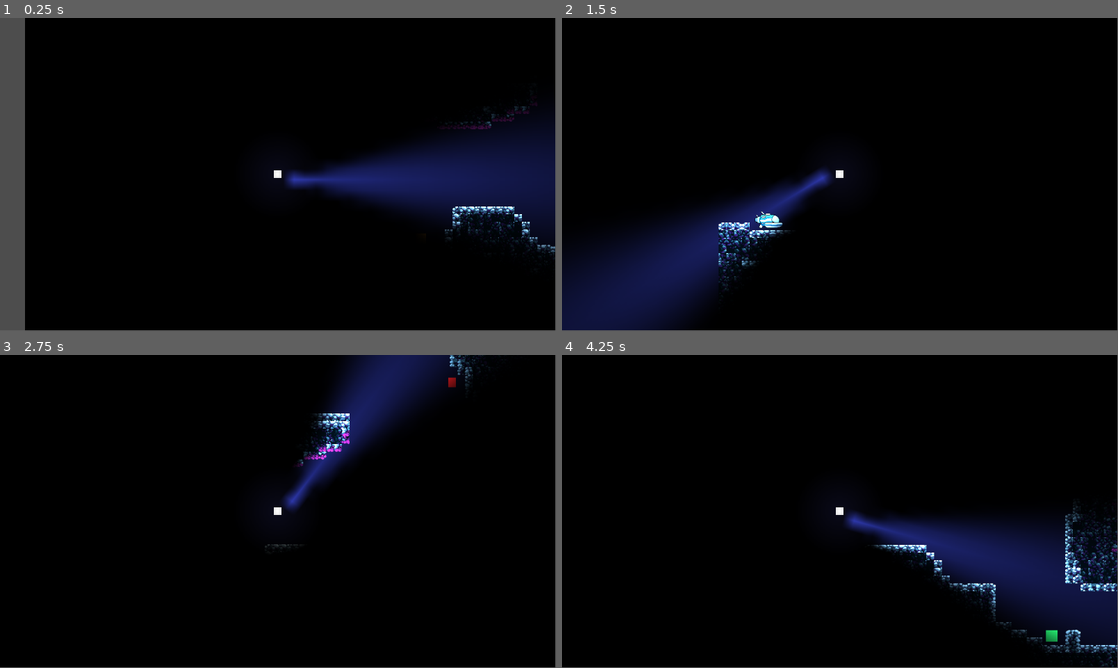
Above: before the commit, frames 1-4 (two rows, left to right).
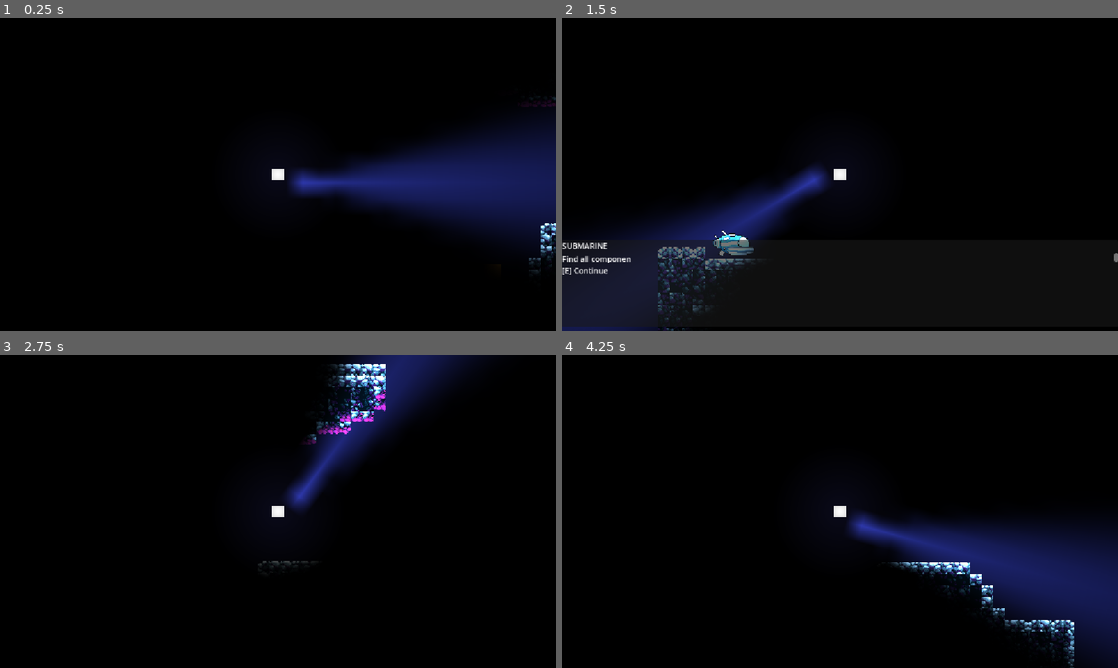
Above: after the commit, the same moments.

Repository: zz2548/game-design-final
Game: Godot game, scene res://main.tscn
Same seed, same stepped clock (60 frames per second), same inputs: the game is played once before the commit and once after it.
Inputs (mouse positions are in pixels of both pictures, inside the frame that each line leads up to):
- Up to frame 1 (0.25 s): no input
- Up to frame 2 (1.5 s): tap Enter (ui_accept) at 0.5, 0.77 s; move the mouse to (962, 158) at 0.52 s; hold D (move_right) 0.53-1.25 s; hold E (interact) 0.53-1.25 s; click (962, 158) at 0.67 s; drag from (728, 190) to (906, 240) at 1.27 s
- Up to frame 3 (2.75 s): tap Enter (ui_accept) at 2 s; move the mouse to (333, 442) at 2.02 s; hold D (move_right) from 2.03 s (still down); hold E (interact) from 2.03 s (still down)
- Up to frame 4 (4.25 s): release D (move_right) at 2.75 s; release E (interact) at 2.75 s; drag from (812, 574) to (823, 414) at 2.77 s; move the mouse to (1006, 558) at 3.52 s; hold A (move_left) from 3.53 s (still down); hold E (interact) from 3.53 s (still down); tap Enter (ui_accept) at 3.77 s
The window is 799x449 before the commit and 800x450 after it. Grey fills any space a smaller window leaves; there, only what the larger window draws over its background counts as a difference.

The runs differ from the first frame. In frame 1, 6.3% of the frame differs, in the area x 0-100%, y 0-100%; in frame 2, 3.5%; in frame 3, 2.8%; in frame 4, 3.9%.

Commit message:
Change camera zoom

Diff:
--- a/underwater-game/levels/level_1/level_1.tscn
+++ b/underwater-game/levels/level_1/level_1.tscn
@@ -302,10 +302,8 @@
 position = Vector2(37, 333)
 
 [node name="InventoryUI" parent="." unique_id=2083902792 instance=ExtResource("2_inventoryui")]
-visible = false
 
 [node name="DialogueUI" parent="." unique_id=1340303138 instance=ExtResource("5_e6u7d")]
-visible = false
 
 [node name="Enemy" parent="." unique_id=581764293 instance=ExtResource("11_qbdb0")]
 position = Vector2(1003, 528)
--- a/underwater-game/project.godot
+++ b/underwater-game/project.godot
@@ -21,6 +21,11 @@
 Inventory="*uid://duspgigoh3ag0"
 SceneManager="*uid://b1nnjoi6yci5d"
 GameState="*uid://c0cnnuynh7c34"
+
+[display]
+
+window/size/mode=3
+window/stretch/mode="canvas_items"
 
 [input]
 
--- a/underwater-game/shared/player/player.tscn
+++ b/underwater-game/shared/player/player.tscn
@@ -54,3 +54,4 @@
 texture_scale = 22.73
 
 [node name="Camera2D" type="Camera2D" parent="." unique_id=1370074111]
+zoom = Vector2(1.5, 1.5)
Not shown, changed: underwater-game/.DS_Store
